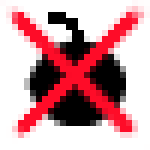
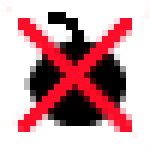
The second 150 x 150 image is a revision of the first. Changes to its layers:
painted on "Shape 10" over (6, 0, 144, 138)
